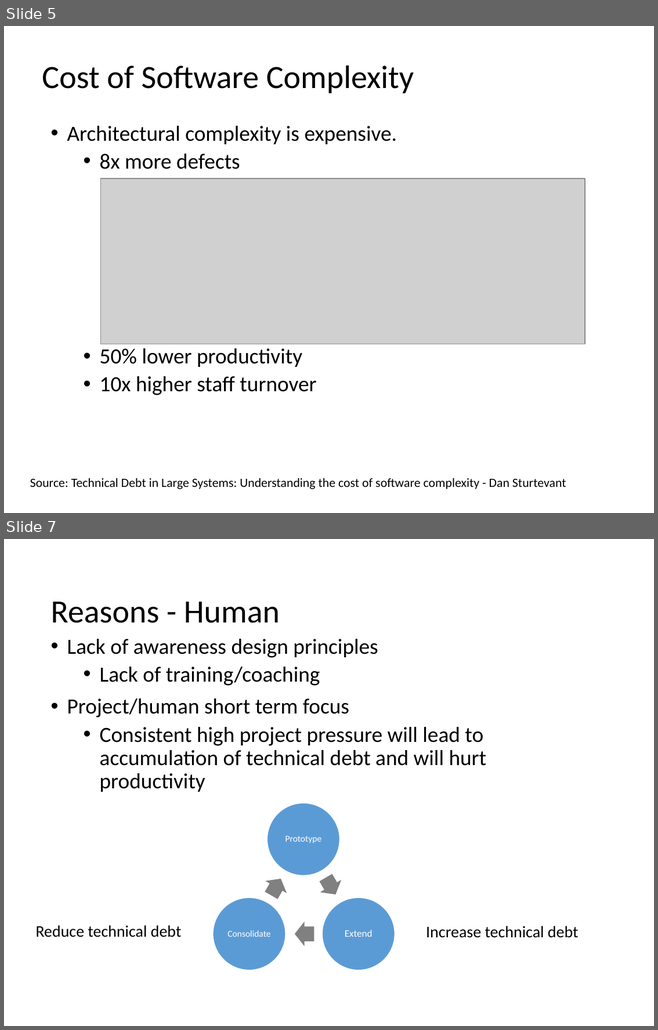
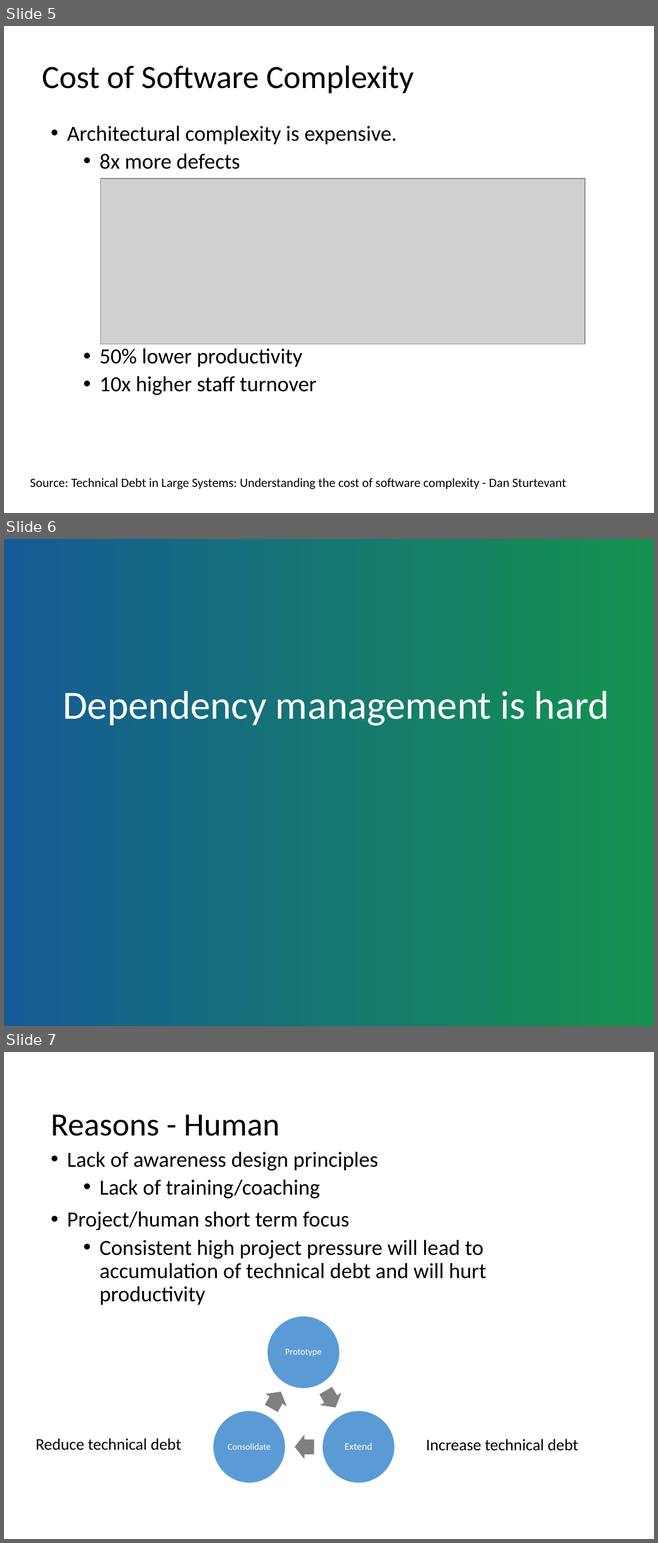
Before and after one commit to dsmsuite/dsmsuite.github.io, a slide deck: documents/DsmPresentation.pptx. Shown one above the other, each under a label of ours: slides 5 and 7 before the commit, slides 5, 6 and 7 after it; the slides between them are not shown. The pictures are 658x1030 and 658x1543 pixels, drawn with LibreOffice and Linux fonts; fonts in the diff are those of the drawing; grey boxes stand for pictures. Boxes give left, top, right and bottom in pixels: in the first picture for what was removed or moved away, otherwise in the second. Text is boxed around its words. In the diff, an @@ line names an element or a change of style, - is before the commit and + after.

```diff
--- a/documents/DsmPresentation.pptx
+++ b/documents/DsmPresentation.pptx
@@ slide 6 added at <box>4,539,654,1026</box>, background gradient #155B95 to #15924F to #B5D2EC to #CEE1F2 @@
@@ text added at <box>63,691,609,726</box>, 44.4 pt, text #FFFFFF @@
+Dependency management is hard
```
Also in this commit, not shown: 9 slides changed, 1 slide removed.
